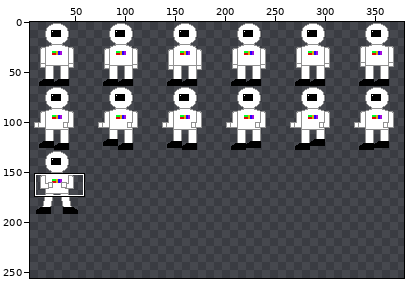
Sprite sheet, stored at dist/hw4_assets/spritesheets/Intern.png. The picture above shows the old version from afar; the outline marks the close-up.
Close-up. Before the commit:
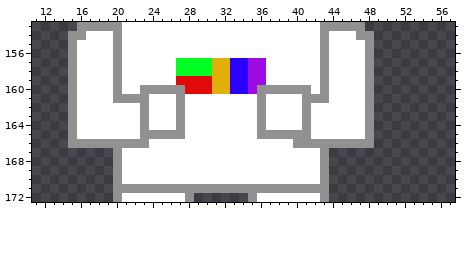
The file is 384x192 pixels. Shown: x 11..57, y 153..172. The old version is drawn lined up with the new one, on the new canvas. The wide view leaves out empty margins. The commit also changed other parts of the picture, which this record leaves out.
Now the later version:
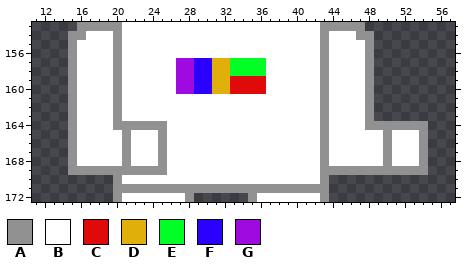
Palette (. is transparent): A #919191  B #ffffff  C #e00a0a  D #e0af0a  E #00ff24  F #2b00ff  G #9f0ae0
Changes in this commit:
canvas 384x192 -> 384x256
@@ x 11..57 @@
 156 ....ABBBBABBBBBBBBBBBBBBBBBBBBBBABBBBA.........
-157 ....ABBBBABBBBBBEEEEDDFFGGBBBBBBABBBBA.........
-158 ....ABBBBABBBBBBEEEEDDFFGGBBBBBBABBBBA.........
-159 ....ABBBBABBBBBBCCCCDDFFGGBBBBBBABBBBA.........
-160 ....ABBBBABBAAAAACCCDDFFGAAAAAABABBBBA.........
-161 ....ABBBBAAAABBBABBBBBBBBABBBBAAABBBBA.........
-162 ....ABBBBBBBABBBABBBBBBBBABBBBABBBBBBA.........
-163 ....ABBBBBBBABBBABBBBBBBBABBBBABBBBBBA.........
-164 ....ABBBBBBBABBBABBBBBBBBABBBBABBBBBBA.........
-165 ....ABBBBBBBAAAAABBBBBBBBAAAAAABBBBBBA.........
-166 ....AAAAAAAAABBBBBBBBBBBBBBBBAAAAAAAAA.........
-167 .........ABBBBBBBBBBBBBBBBBBBBBBA..............
-168 .........ABBBBBBBBBBBBBBBBBBBBBBA..............
-169 .........ABBBBBBBBBBBBBBBBBBBBBBA..............
+157 ....ABBBBABBBBBBGGFFDDEEEEBBBBBBABBBBA.........
+158 ....ABBBBABBBBBBGGFFDDEEEEBBBBBBABBBBA.........
+159 ....ABBBBABBBBBBGGFFDDCCCCBBBBBBABBBBA.........
+160 ....ABBBBABBBBBBGGFFDDCCCCBBBBBBABBBBA.........
+161 ....ABBBBABBBBBBBBBBBBBBBBBBBBBBABBBBA.........
+162 ....ABBBBABBBBBBBBBBBBBBBBBBBBBBABBBBA.........
+163 ....ABBBBABBBBBBBBBBBBBBBBBBBBBBABBBBA.........
+164 ....ABBBBAAAAAABBBBBBBBBBBBBBBBBABBBBAAAAAAA...
+165 ....ABBBBBABBBABBBBBBBBBBBBBBBBBABBBBBBABBBA...
+166 ....ABBBBBABBBABBBBBBBBBBBBBBBBBABBBBBBABBBA...
+167 ....ABBBBBABBBABBBBBBBBBBBBBBBBBABBBBBBABBBA...
+168 ....ABBBBBABBBABBBBBBBBBBBBBBBBBABBBBBBABBBA...
+169 ....AAAAAAAAAAABBBBBBBBBBBBBBBBBAAAAAAAAAAAA...
 170 .........ABBBBBBBBBBBBBBBBBBBBBBA..............
Boxes around the changes in both close-ups, in picture pixels (x1, y1, x2, y2):
changed: (68, 58, 428, 175)
